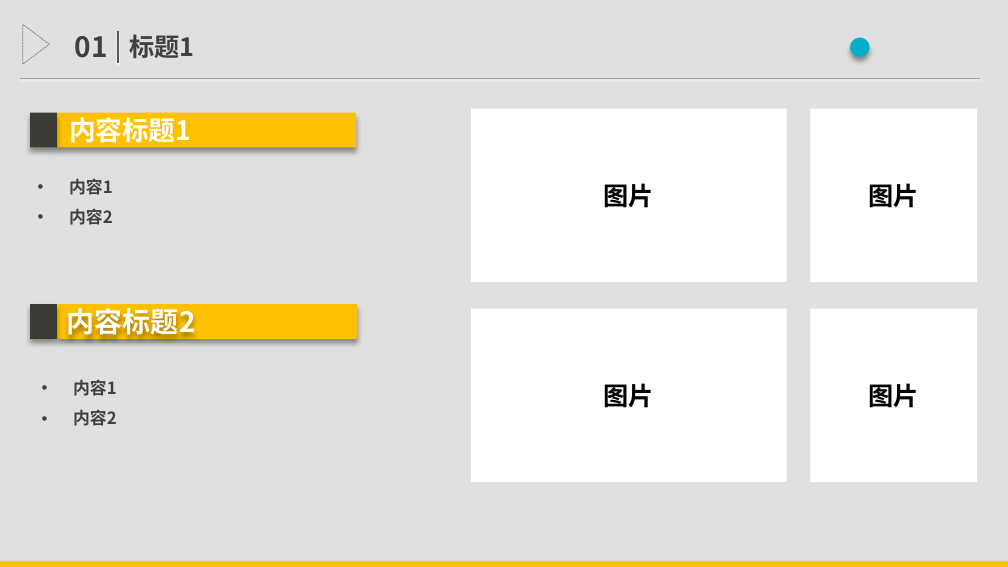
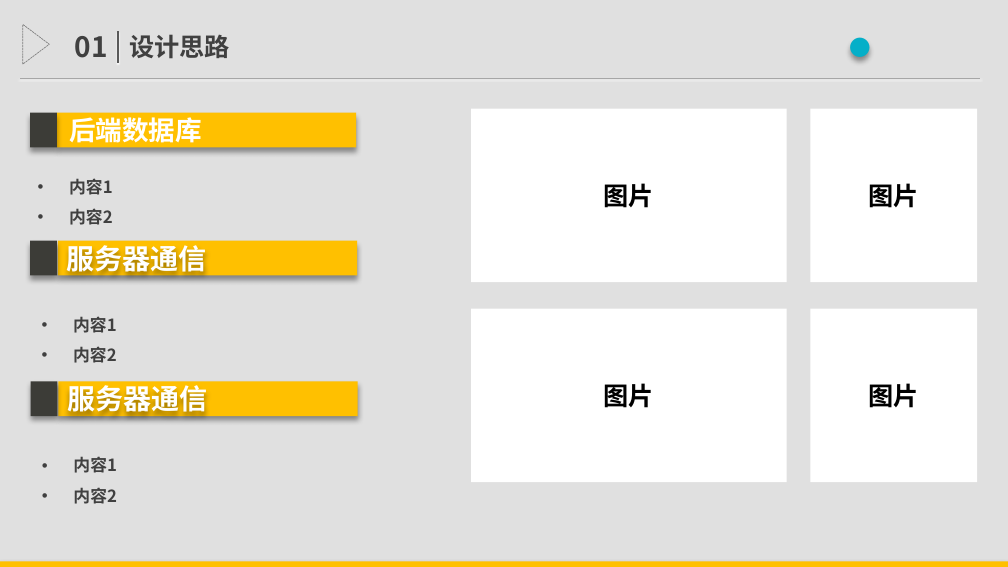
Before and after one commit to TimerChen/TrainTickets, a slide deck: slide 11 of Presentation/presentation.pptx (slide 6 before the commit). Drawn at 1008x567 pixels with LibreOffice and Linux fonts; fonts in the diff are those of the drawing. Boxes give left, top, right and bottom in pixels: in the first picture for what was removed or moved away, otherwise in the second. Text is boxed around its words. In the diff, an @@ line names an element or a change of style, - is before the commit and + after.

Commit message:
Add things in ppt

```diff
--- a/Presentation/presentation.pptx
+++ b/Presentation/presentation.pptx
@@ text at (x1=129, y1=34, x2=230, y2=59): text changed @@
-标题1
+设计思路
@@ text at (x1=69, y1=112, x2=202, y2=143): text changed @@
-内容标题1
+后端数据库
@@ 2 rectangles, 1 text moved together from (x1=30, y1=304, x2=357, y2=426) to (x1=30, y1=241, x2=357, y2=363) @@
@@ text at (x1=67, y1=241, x2=207, y2=277): text changed @@
-内容标题2
+服务器通信
@@ rectangle added at (x1=30, y1=381, x2=57, y2=416), fill #3C3C37 @@
@@ rectangle added at (x1=58, y1=381, x2=358, y2=416), fill #FFC000 @@
@@ text added at (x1=67, y1=382, x2=207, y2=417), 20 pt, text #FFFFFF, bold @@
+服务器通信
@@ text added at (x1=73, y1=456, x2=117, y2=504), 12 pt, text #404040, bold @@
+• 内容1
+• 内容2
```
Also in this commit, not shown: 1 other slide changed, 5 slides added, 16 other files.
